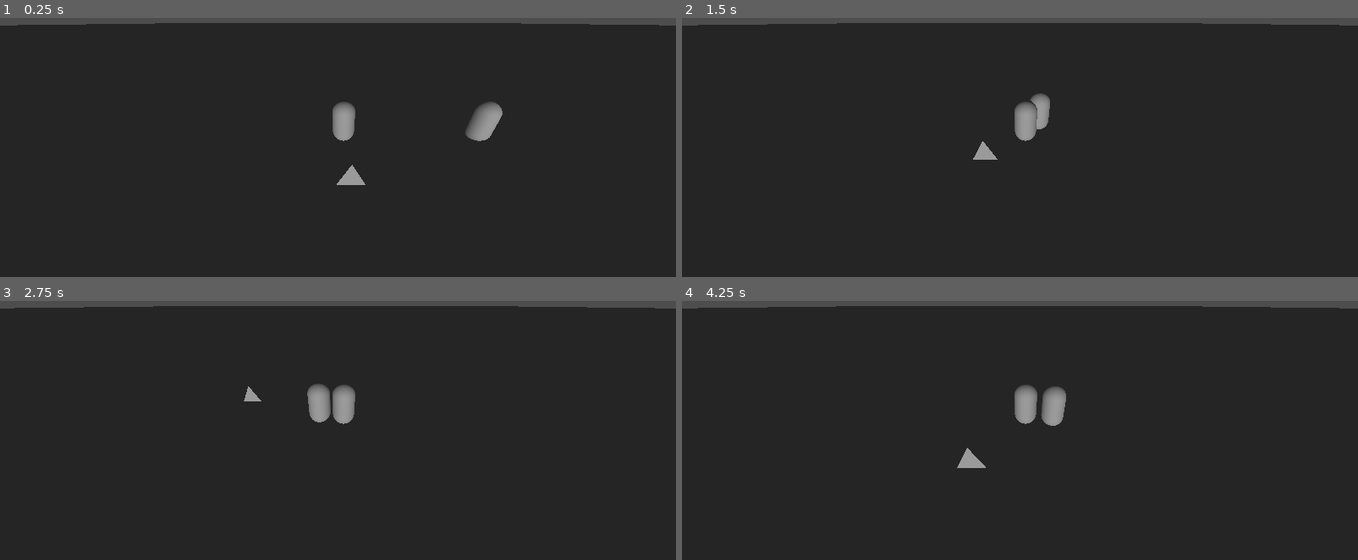
Above: before the commit, frames 1-4 (two rows, left to right).
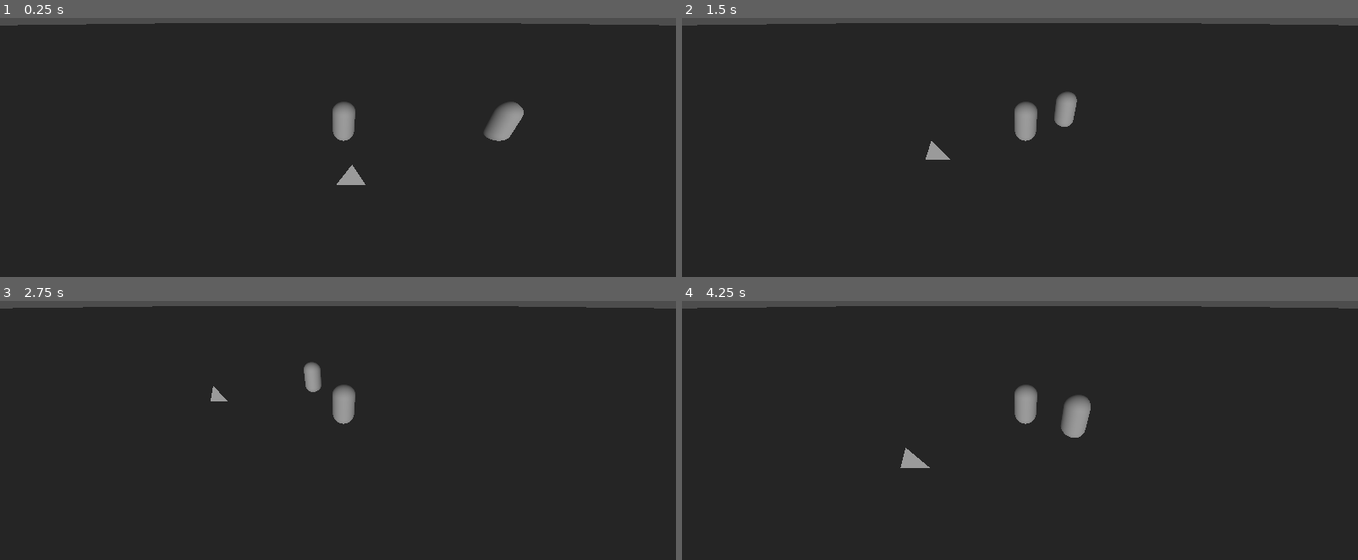
Above: after the commit, the same moments.

Repository: santosty25/Game-Jam-Horror-Game
Game: Godot game, scene res://Main/Main.tscn
Two runs of this game, one before a commit and one after it. Both use one fixed random seed, a clock stepped at 60 frames per second and the inputs below. This scene is started directly instead of the project's main scene.
Inputs:
- Up to frame 1 (0.25 s): no input
- Up to frame 2 (1.5 s): hold D (Right) 0.53-1.28 s; tap E (Interact) at 0.6, 1.35 s; hold S (Down) from 1.28 s (still down)
- Up to frame 3 (2.75 s): release S (Down) at 2.03 s; hold D (Right) from 2.03 s (still down); tap E (Interact) at 2.1 s
- Up to frame 4 (4.25 s): release D (Right) at 2.78 s; hold W (Up) 2.78-3.53 s; tap E (Interact) at 2.85, 3.6 s; hold A (Left) from 3.53 s (still down)

The runs differ from the first frame. In frame 1, 1.0% of the frame differs, in the area x 68-78%, y 32-48%; in frame 2, 0.9%; in frame 3, 0.8%; in frame 4, 1.4%, in the area x 2-98%, y 1-65%.

Commit message:
Added Attack for Monster

Diff:
--- a/Monster/Monster.gd
+++ b/Monster/Monster.gd
@@ -4,9 +4,10 @@
 @onready var navigation= $NavigationAgent3D
 @onready var faceDir = $FaceDirection
 
-const SPEED = 5.0
+const SPEED = 1.0
 @export var turnSpeed = 4.0
 @export var damageInt = 1.0
+@export var damage = 5.0
 
 var player
 var damageTimer = 0.0
@@ -44,3 +45,4 @@
 	if damageTimer <= 0:
 		# reset timer
 		damageTimer = damageInt
+		player.takeDamage(damage)
--- a/Player/player.gd
+++ b/Player/player.gd
@@ -41,3 +41,6 @@
 
 func stick_nearby():
 	stickInRange = true
+
+func takeDamage(damage):
+	health -= damage
